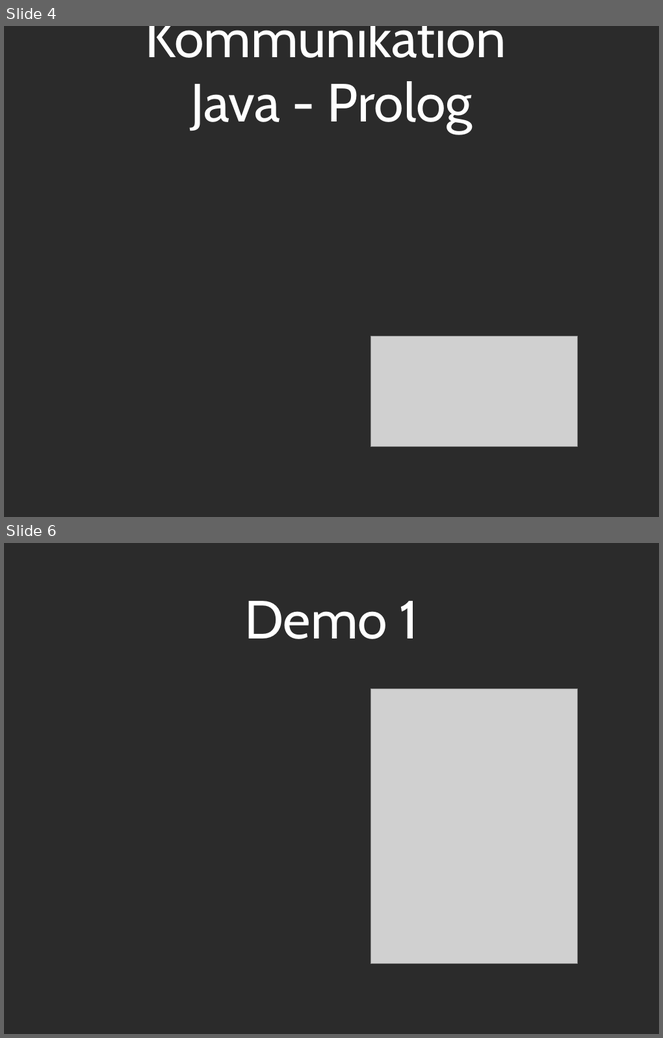
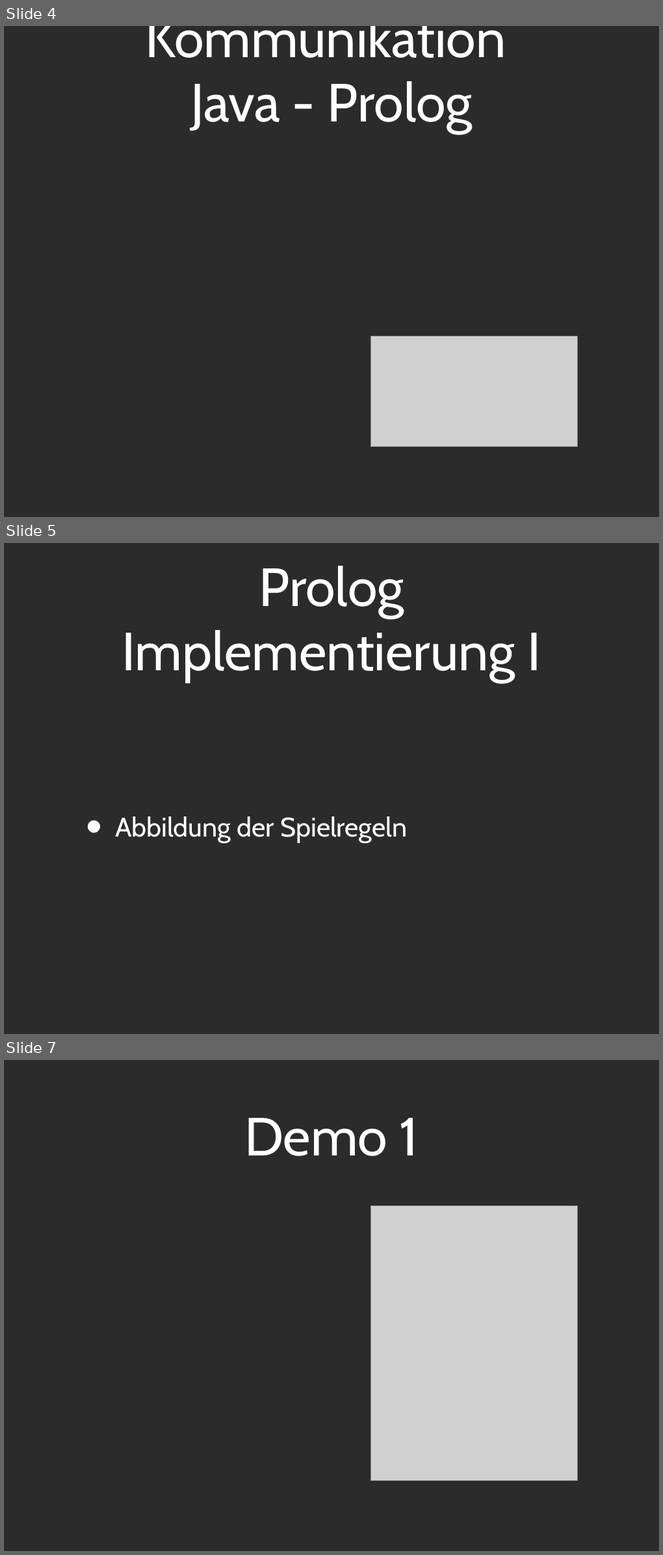
Before and after one commit to Tsopic/ai-battleship, a slide deck: Präsentation/Presentation_PPT.ppt. Shown one above the other, each under a label of ours: slides 4 and 6 before the commit, slides 4, 5 and 7 after it; the slides between them are not shown. The pictures are 663x1038 and 663x1555 pixels, drawn with LibreOffice and Linux fonts; fonts in the diff are those of the drawing; grey boxes stand for pictures; background and template pictures are left out; a plain dark background stands for a picture behind light text. Boxes give left, top, right and bottom in pixels: in the first picture for what was removed or moved away, otherwise in the second. Text is boxed around its words. In the diff, an @@ line names an element or a change of style, - is before the commit and + after.

```diff
--- a/Präsentation/Presentation_PPT.ppt
+++ b/Präsentation/Presentation_PPT.ppt
@@ slide 5 added at bbox=[4, 543, 659, 1034], background picture (left out) @@
@@ title added at bbox=[122, 566, 542, 682], 84 pt, text #FFFFFF @@
+Prolog Implementierung I
@@ text added at bbox=[115, 817, 407, 843], 42 pt, text #FFFFFF @@
+• Abbildung der Spielregeln
@@ what was slide 6 is now slide 7 @@
```
Also in this commit, not shown: 2 slides changed, 2 other files.
